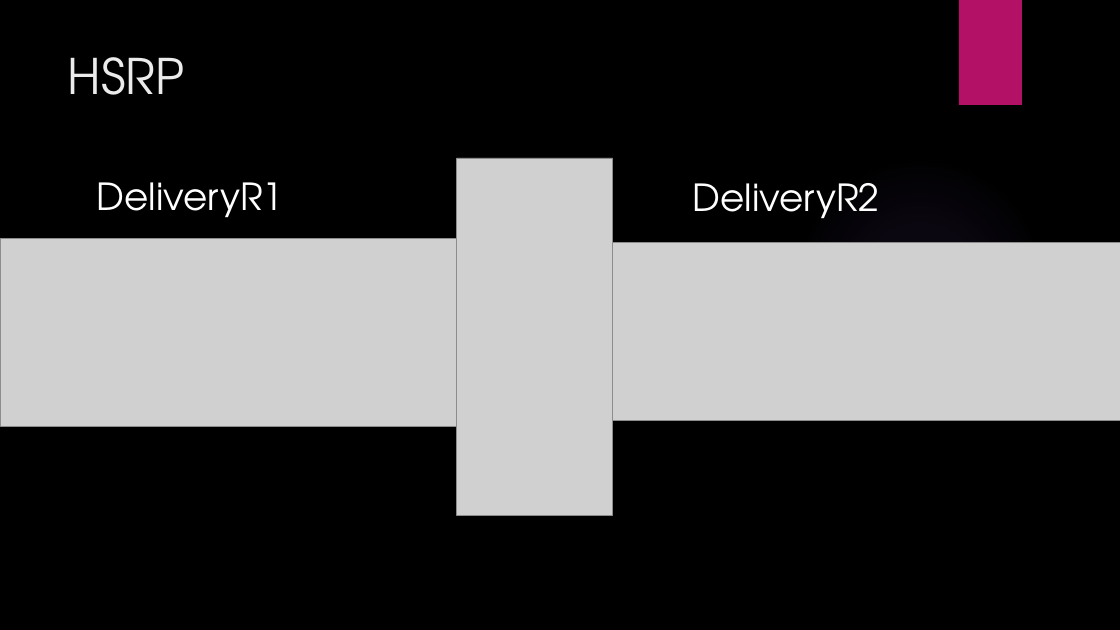
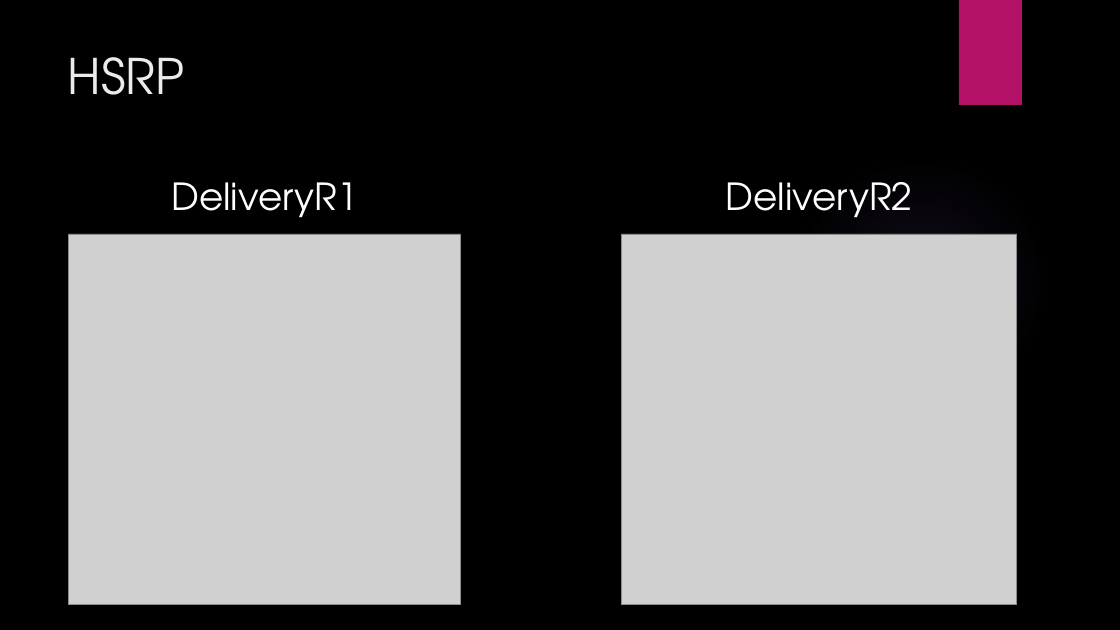
Before and after one commit to LajkaK2006/BorsodNet, a slide deck: slide 11 of Tacos KFT.pptx. Drawn at 1120x630 pixels with LibreOffice and Linux fonts; fonts in the diff are those of the drawing; grey boxes stand for pictures; background and template pictures are left out. Boxes give left, top, right and bottom in pixels: in the first picture for what was removed or moved away, otherwise in the second. Text is boxed around its words. In the diff, an @@ line names an element or a change of style, - is before the commit and + after.

```diff
--- a/Tacos KFT.pptx
+++ b/Tacos KFT.pptx
@@ text "DeliveryR1" moved from (x1=97, y1=182, x2=284, y2=218) to (x1=171, y1=182, x2=358, y2=218) @@
@@ picture removed at (x1=457, y1=158, x2=613, y2=515) @@
@@ text "DeliveryR2" moved from (x1=693, y1=183, x2=880, y2=219) to (x1=726, y1=182, x2=913, y2=218) @@
@@ picture removed at (x1=0, y1=238, x2=493, y2=426) @@
@@ picture added at (x1=69, y1=234, x2=460, y2=605) @@
@@ picture added at (x1=622, y1=234, x2=1017, y2=605) @@
@@ picture removed at (x1=613, y1=243, x2=1120, y2=421) @@
```
Also in this commit, not shown: 5 other slides changed.
